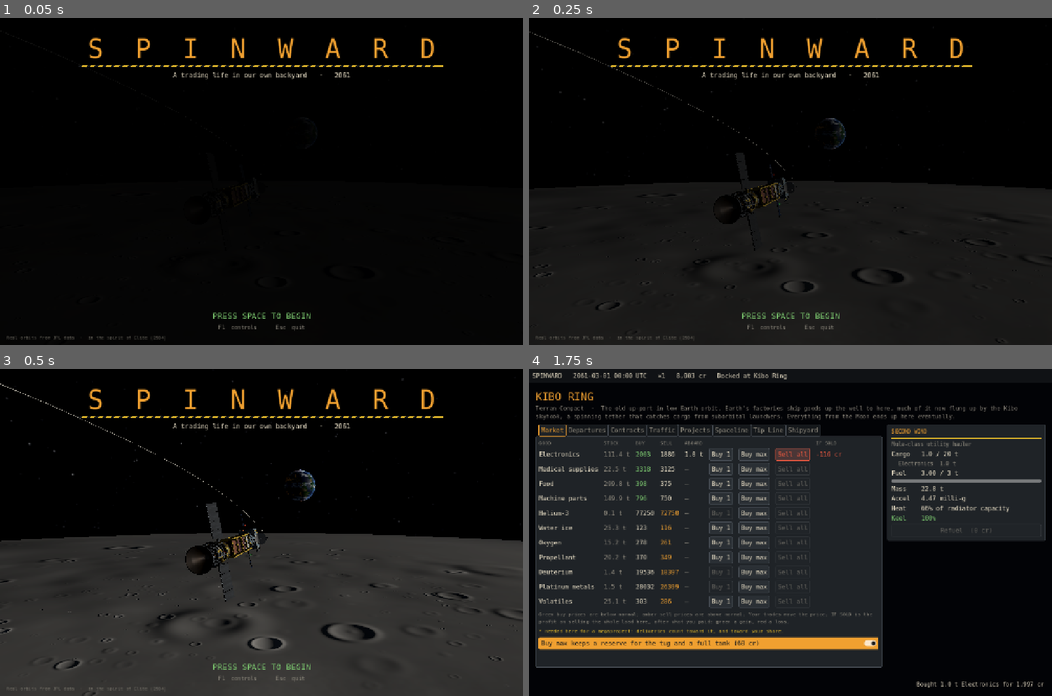
Above: before the commit, frames 1-4 (two rows, left to right).
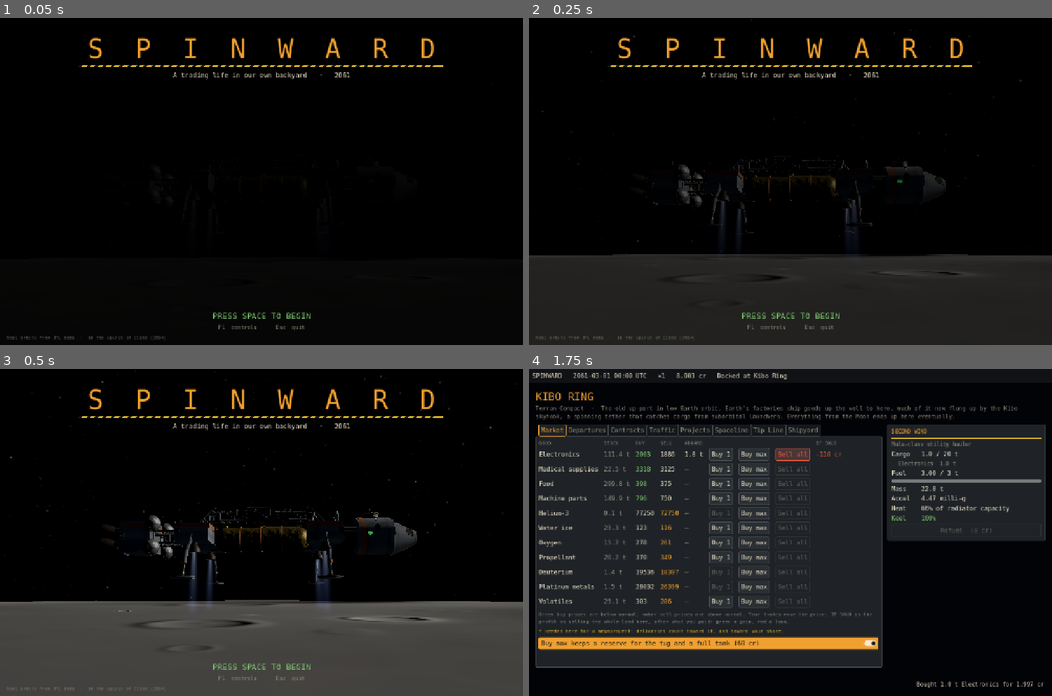
Above: after the commit, the same moments.

Repository: SeanDuggan1970/Spinward
Game: Godot game, scene res://view/main.tscn
Two runs of this game, one before a commit and one after it. Both use one fixed random seed, a clock stepped at 60 frames per second and the inputs below.
Inputs (mouse positions are in pixels of both pictures, inside the frame that each line leads up to):
- Up to frame 1 (0.05 s): no input
- Up to frame 2 (0.25 s): no input
- Up to frame 3 (0.5 s): no input
- Up to frame 4 (1.75 s): tap Enter at 0.5 s; move the mouse to (905, 516) at 0.52 s; hold E (flight_roll_right) 0.53-1.25 s; tap Down (climber_look_down) at 0.6 s; click (905, 516) at 0.67 s; click "Buy 1" at 1.25 s

The runs differ from the first frame. In frame 2, 9.9% of the frame differs, in the area x 0-100%, y 0-100%; in frame 3, 26%; in frame 4, nothing differs.

Commit message:
Attract screen: the humpback lander's pods, a bay docking, a satellite release
The touchdown shot now shows the Kestrel from the side, its arched spine
and a different pod each time (tank, flatbed, payload carrier, cabin or
container), captioned with the pod. Two new shots: a ship folding its
panels as it noses into a station's bay while the doors open (Trojan
Yards, Shackleton, Clarke or Hektor Reach), and a satellite let go over
Earth, unfolding its wings as it drifts clear.

Co-Authored-By: Claude Opus 5.5 <noreply@anthropic.com>
Claude-Session: https://claude.ai/code/session_01VLMdL8vq7yw6hfUADMNvgL

Diff:
--- a/view/title_screen.gd
+++ b/view/title_screen.gd
@@ -8,7 +8,11 @@
 ##   belt          weaving between tumbling rocks off Ceres, the Concord Pair beyond
 ##   enceladus     under Enceladus' south pole, its plumes blazing against the Sun
 ##   sail          a Lightfoot sail freighter catching sunlight over Earth
-##   touchdown     a Kestrel lowering onto the Moon on its lift jets, legs taking the weight
+##   touchdown     a humpback Kestrel lowering onto the Moon on its lift jets, legs
+##                 taking the weight, with a different pod each time (tank, flatbed...)
+##   docking       a ship folding its panels as it noses into a station's bay, the
+##                 doors opening for it
+##   release       a satellite let go over Earth, unfolding its wings as it drifts clear
 ## Bodies wear what is on them (plumes, elevators), as the system will be.
 ## Each shot flies a random hull in a real fleet's livery (the ships you will meet),
 ## with its caption. View-only: the sim is not ticking while this is up.
@@ -26,8 +30,10 @@
 const SkyKit := preload("res://view/flight/sky.gd")
 const ShipStats := preload("res://sim/ship_stats.gd")
 const UI := preload("res://view/ui/ui_kit.gd")
-
-const SHOTS := ["earth_orbit", "jovian", "saturn", "lunar", "mars", "belt", "enceladus", "sail", "touchdown"]
+const Bay := preload("res://view/flight/bay.gd")
+const SatModel := preload("res://view/flight/satellite_model.gd")
+
+const SHOTS := ["earth_orbit", "jovian", "saturn", "lunar", "mars", "belt", "enceladus", "sail", "touchdown", "docking", "release"]
 const SHOT_S := 18.0
 const FADE_S := 0.8
 
@@ -49,6 +55,8 @@
 var _hero_hull := ""
 var _hero_len := 30.0
 var _where := ""
+## Overrides for the caption card's name and description (a Kestrel's pod, say).
+var _caption := {}
 var _sun_dir := Vector3(-0.55, 0.35, 0.75).normalized()
 var _update: Callable
 var _spinners: Array = []
@@ -87,8 +95,8 @@
 func hero_info() -> Dictionary:
 	var ship := _ship_dict(_hero_hull)
 	return {
-		"name": data.ships[_hero_hull]["name"],
-		"description": data.ships[_hero_hull].get("description", ""),
+		"name": _caption.get("name", data.ships[_hero_hull]["name"]),
+		"description": _caption.get("description", data.ships[_hero_hull].get("description", "")),
 		"cargo_t": ShipStats.cargo_capacity_t(ship, data),
 		"fuel_t": ShipStats.fuel_capacity_t(ship, data),
 		"thrust_n": ShipStats.thrust_n(ship, data),
@@ -139,7 +147,17 @@
 		var fleet: Dictionary = fleets[_rng.randi() % fleets.size()]
 		var fleet_names: Array = fleet["names"]
 		livery = Livery.for_ship(data, fleet["operator"], fleet_names[_rng.randi() % fleet_names.size()])
-	var model := Models.ship(_ship_dict(_hero_hull), data, livery)
+	_caption = {}
+	var model: Dictionary
+	if _hero_hull == "kestrel" and data.pods.has("pods"):
+		# The humpback lander with one of its pods, a different one each time.
+		var pods: Array = data.pods["pods"].keys()
+		var pod: String = pods[_rng.randi() % pods.size()]
+		var spec: Dictionary = data.pods["pods"][pod]
+		model = load("res://view/flight/kestrel.gd").build(livery, 1.0, String(spec.get("look", "cargo")))
+		_caption = {"name": "Kestrel lander  ·  %s pod" % String(spec["name"]).to_lower(), "description": String(spec.get("description", ""))}
+	else:
+		model = Models.ship(_ship_dict(_hero_hull), data, livery)
 	_hero = model["node"]
 	_hero_rig = model["rig"]
 	_hero_model = model
@@ -397,7 +415,7 @@
 ## A Kestrel coming down on the Moon: lift jets on, the legs touching and taking the
 ## weight, dust... (no air, so none drifts: the jets just push the regolith flat).
 func _build_touchdown() -> void:
-	_where = "The Moon  ·  a Kestrel setting down"
+	_where = "The Moon  ·  setting a pod down"
 	_light(Vector3(-0.55, 0.42, -0.72), 1.6, Vector3(-30, 10, -30))
 	var moon := _body("moon", 220000.0, Vector3(0.0, -220000.0, 0.0))
 	(moon.mesh as SphereMesh).radial_segments = 1024
@@ -423,8 +441,69 @@
 		for leg in legs:
 			push.append(float(leg["travel_max"]) * clampf(squash, 0.0, 1.0))
 		Kestrel.compress(legs, push)
-		camera.position = Vector3(-24.0 + 4.0 * sin(clock * 0.1), 3.0, -20.0)
-		camera.look_at(_hero.position + Vector3(0, 1.0, 0), Vector3.UP)
+		# From the side, a little above: the humpback spine and its pod in profile.
+		camera.position = _hero.position + _hero.basis * Vector3(27.0 + 3.0 * sin(clock * 0.1), 5.0 - h * 0.3, -2.0 + 6.0 * sin(clock * 0.07))
+		camera.look_at(_hero.position + Vector3(0, 1.5, 0), Vector3.UP)
+
+
+## Into the bay: a ship comes up the axis folding its panels while the doors open,
+## and glides in under the lamps.
+func _build_docking() -> void:
+	var ports := ["trojan_yards", "shackleton_port", "clarke_exchange", "hektor_reach"]
+	var place: String = ports[_rng.randi() % ports.size()]
+	_where = "%s  ·  cleared in" % data.places[place]["name"]
+	_light(Vector3(-0.6, 0.45, 0.66), 1.5, Vector3(40, 30, 60))
+	if place == "shackleton_port":
+		_body("moon", 9000.0, Vector3(-6000.0, -9500.0, -16000.0))
+	elif place == "hektor_reach":
+		_body("jupiter", 9000.0, Vector3(14000.0, -3000.0, -40000.0))
+	else:
+		_body("earth", 14000.0, Vector3(9000.0, -12500.0, -19000.0), 0.004)
+	var stowed := ShipRig.stowed_radius(_hero_model)
+	var station := Models.station(data.places[place]["station"], data.places[place]["name"], Livery.for_station(data, place), data.balance["bays"], stowed)
+	_stage.add_child(station["node"])
+	var rotor: Node3D = station["rotor"]
+	var rate := float(data.places[place]["station"]["spin_rpm"]) * TAU / 60.0
+	var bay: Dictionary = station["bay"]
+	var mouth: float = bay["z_mouth"]
+	var R: float = bay["outer"]
+	ShipRig.set_fold(_hero_rig, 0.0, true)
+	_update = func(dt: float) -> void:
+		rotor.rotation.z += rate * dt
+		# Panels in over the first 8 s; doors open from 3 s to 10 s.
+		ShipRig.set_fold(_hero_rig, clampf(clock / 8.0, 0.0, 1.0), true)
+		Bay.set_open(bay, clampf((clock - 3.0) / 7.0, 0.0, 1.0))
+		# Up the axis, slowing, and in: nose at the mouth at 11 s, well inside by the end.
+		var f := clampf(clock / (SHOT_S - 1.0), 0.0, 1.0)
+		var nose_z: float = lerpf(mouth + 260.0, mouth - _hero_len * 0.9, 1.0 - pow(1.0 - f, 1.6))
+		var pos := Vector3(0, 0, nose_z + _hero_len * 0.5)
+		_fly(pos, Vector3(0, 0, -1), false, dt)
+		camera.position = Vector3(R * 1.6 + 6.0 * sin(clock * 0.1), R * 0.9, mouth + 110.0 - clock * 3.0)
+		camera.look_at(Vector3(0, 0, lerpf(mouth + 40.0, mouth - 20.0, f)), Vector3.UP)
+
+
+## A satellite let go over Earth: it drifts up out of the ship and its wings unfold.
+func _build_release() -> void:
+	_where = "Above Earth  ·  a satellite away"
+	_light(Vector3(-0.5, 0.5, 0.7), 1.5, Vector3(-20, 20, 20))
+	_body("earth", 14000.0, Vector3(-4000.0, -15800.0, -12000.0), 0.004)
+	_body("moon", 650.0, Vector3(19000.0, 5000.0, -46000.0))
+	var names := ["a relay cubesat cluster", "a weather smallsat", "a navigation beacon", "a space-weather sentinel"]
+	var sat: Dictionary = SatModel.build(names[_rng.randi() % names.size()])
+	SatModel.unfold(sat, 0.0)
+	var sat_node: Node3D = sat["node"]
+	_stage.add_child(sat_node)
+	_update = func(dt: float) -> void:
+		var pos := Vector3(0, sin(clock * 0.3) * 0.3, -40.0)
+		_fly(pos, Vector3(1, 0, -0.15).normalized(), false, dt)
+		# Out of the bay at 2 s, drifting up and away; wings open from 5 s.
+		var out := maxf(0.0, clock - 2.0)
+		var up := _hero.basis.y
+		sat_node.position = pos + up * (3.0 + out * 1.1) + _hero.basis.z * (out * 0.25)
+		sat_node.rotation = Vector3(0.2, clock * 0.06, 0.1)
+		SatModel.unfold(sat, (clock - 5.0) / 8.0)
+		camera.position = pos + Vector3(-_hero_len * 0.9, 6.0 + clock * 0.35, _hero_len * 0.8)
+		camera.look_at(sat_node.position.lerp(pos, 0.45), Vector3.UP)
 
 
 func _process(dt: float) -> void:
